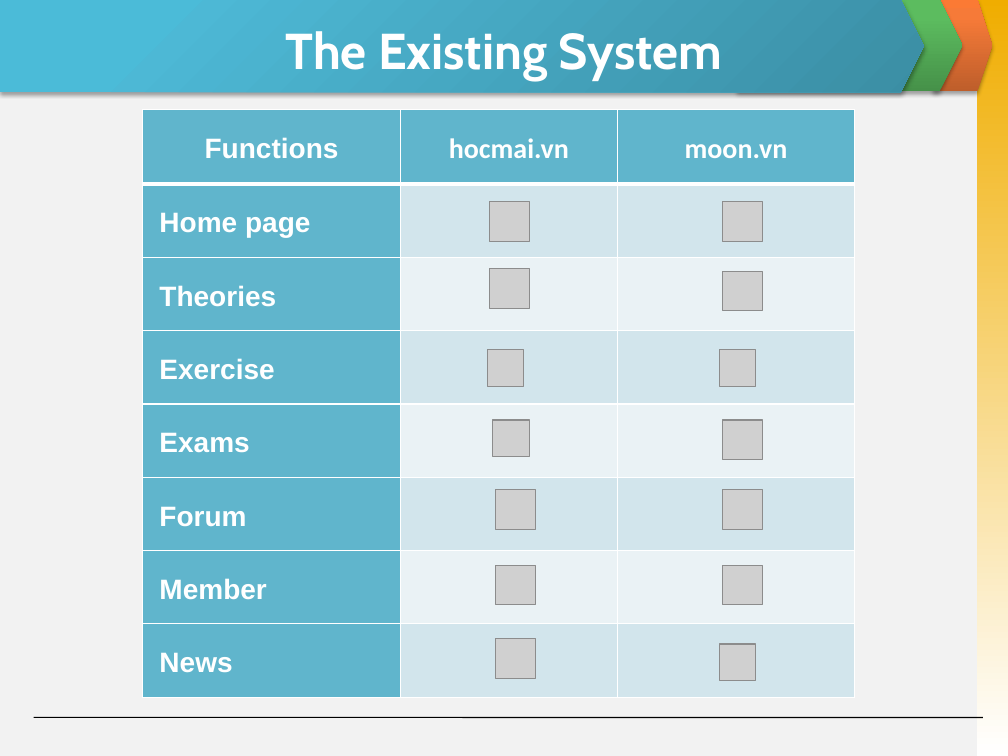
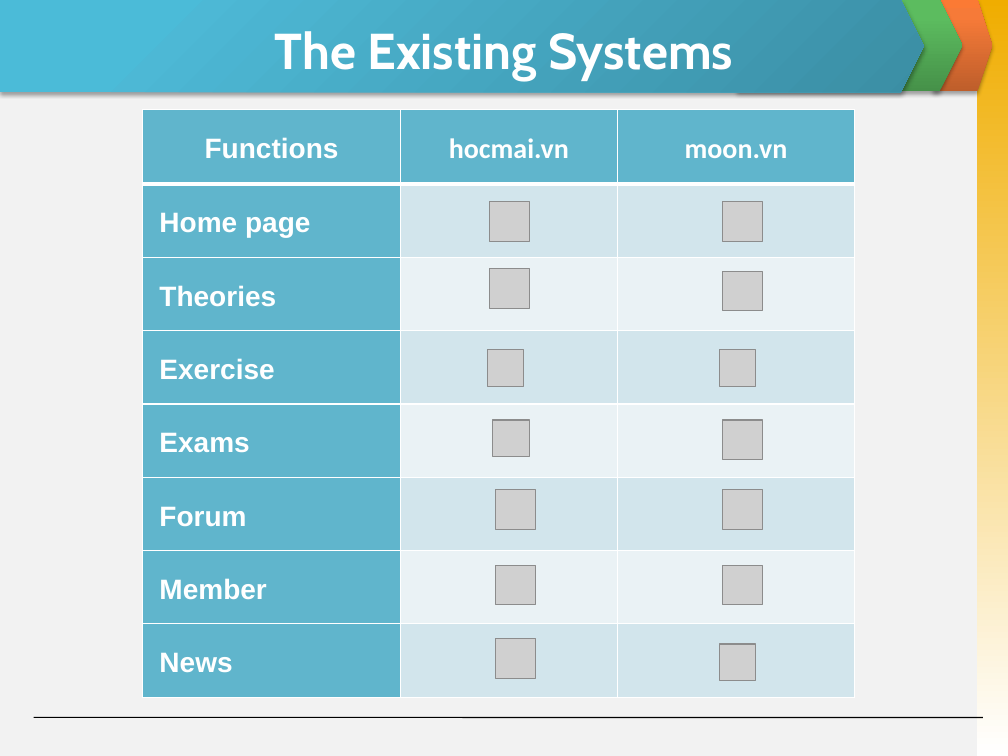
Before and after one commit to skyview059/e-learning-website, a slide deck: slide 6 of Document/Final report/Slide Present E-Learning.pptx. Drawn at 1008x756 pixels with LibreOffice and Linux fonts; fonts in the diff are those of the drawing; grey boxes stand for pictures. Boxes give left, top, right and bottom in pixels: in the first picture for what was removed or moved away, otherwise in the second. Text is boxed around its words. In the diff, an @@ line names an element or a change of style, - is before the commit and + after.

```diff
--- a/Document/Final report/Slide Present E-Learning.pptx
+++ b/Document/Final report/Slide Present E-Learning.pptx
@@ title at (x1=275, y1=31, x2=733, y2=80): text changed @@
-The Existing System
+The Existing Systems
```
Also in this commit, not shown: 9 other slides changed, 1 slide removed, 2 other files.
